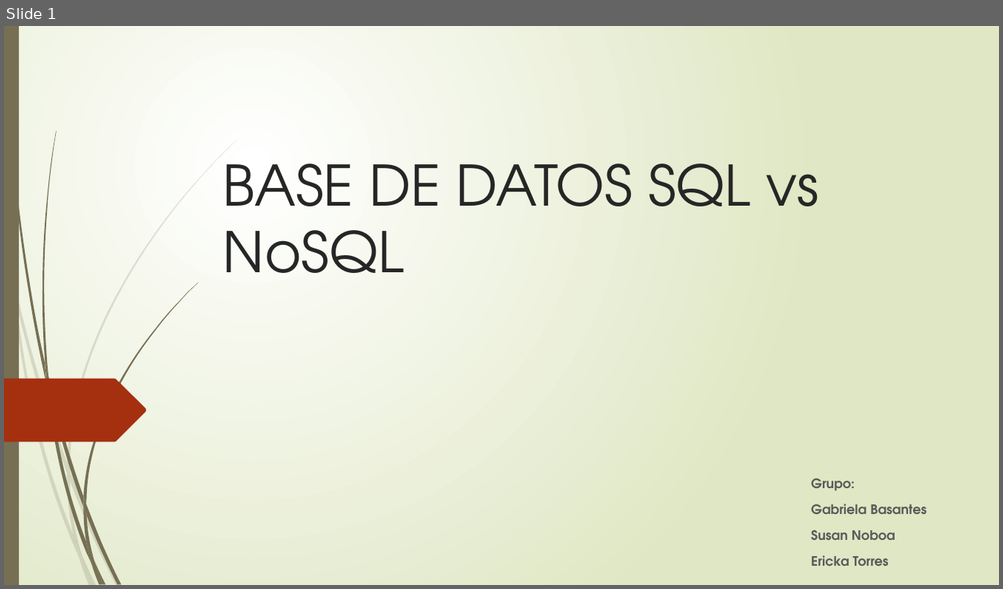
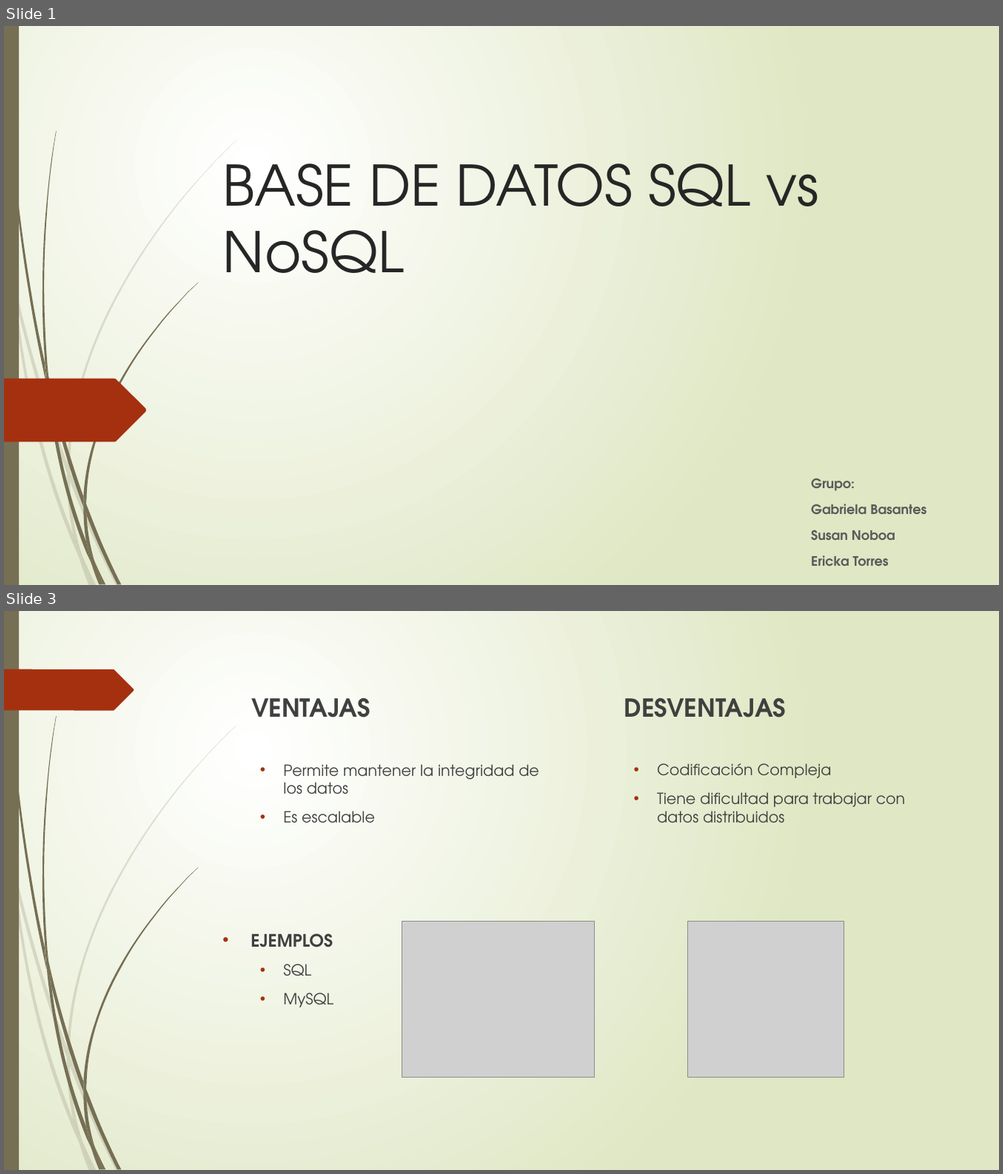
Before and after one commit to Ericka1/Taller-3, a slide deck: BASE DE DATOS SQL vs NoSQL.pptx. Shown one above the other, each under a label of ours: slide 1 before the commit, slides 1 and 3 after it; the slides between them are not shown. The pictures are 1003x589 and 1003x1174 pixels, drawn with LibreOffice and Linux fonts; fonts in the diff are those of the drawing; grey boxes stand for pictures. Boxes give left, top, right and bottom in pixels: in the first picture for what was removed or moved away, otherwise in the second. Text is boxed around its words. In the diff, an @@ line names an element or a change of style, - is before the commit and + after.

```diff
--- a/BASE DE DATOS SQL vs NoSQL.pptx
+++ b/BASE DE DATOS SQL vs NoSQL.pptx
@@ slide 3 added at (4,611,999,1170), background gradient #FFFFFF to #DFE8C4; not listed: 23 template elements that a slide beside it also shows @@
@@ freeform shape added at (4,669,134,710), fill #A53010 @@
@@ text added at (251,698,370,718), 24 pt, text #404040, bold @@
+VENTAJAS
@@ text added at (624,698,786,718), 24 pt, text #404040, bold @@
+DESVENTAJAS
@@ text added at (250,764,539,1008), 14.8 pt, text #404040 @@
+  • Permite mantener la integridad de los datos
+  • Es escalable
+• EJEMPLOS
+  • SQL
+  • MySQL
@@ text added at (657,763,905,823), 14.8 pt, text #404040 @@
+  • Codificación Compleja
+  • Tiene dificultad para trabajar con datos distribuidos
@@ picture added at (401,921,595,1077) @@
@@ picture added at (688,921,843,1077) @@
```
Also in this commit, not shown: 5 other slides added, 3 slides removed, 2 other files.
